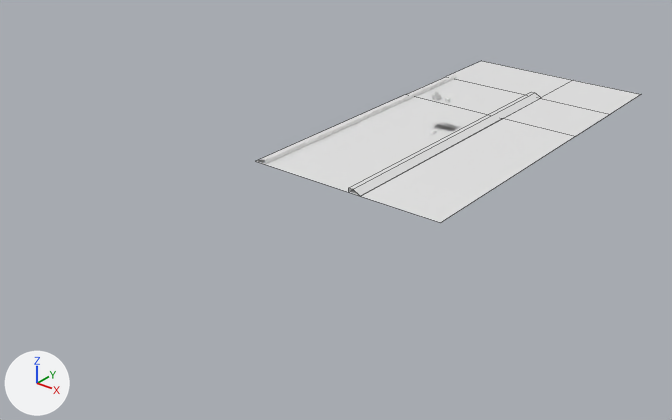
The Blender file blender/track_1.blend, before and after one commit.
One viewpoint serves both versions: a 50 mm lens placed at (243.0, -443.0, 165.0), pointed at (5.0, -145.0, -20.0). Arrows for +X, +Y and +Z are at lower left; the lights stay in place. Mesh edges are drawn as thin lines on the coarser meshes.

Names of what the first picture shows: 'ground', 'side', 'side.002'.
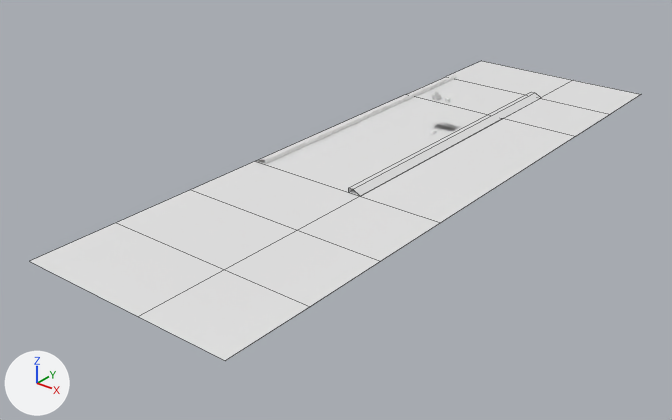
Location of each change, [x1, y1, x2, y2] in pixels of the pictures (672 x 420 px):
'ground', reshaped (59% wider, 85% taller)
    before: [256, 61, 641, 223]
    after: [30, 61, 641, 361]
part 1 of me_plane_002, added
    after: [30, 161, 440, 361]

The change in detail:
me_plane_002 has 12 vertices, 6 faces and spans x -30.0..70.0, y -160.0..40.0, z 0.0.
me_plane_002 is used by ob_ground; location (0.0, 0.0, 0.0).
Verts and faces of me_plane_002; kept vertices keep their numbers, new ones are numbered from 12.
Before the commit, vertices of me_plane_002: 6 (-30.0, -160.0, 0.0) at pixel (255, 161), 7 (30.0, -160.0, 0.0) at pixel (360, 196), 11 (70.0, -160.0, 0.0) at pixel (440, 222).
Part 1, on me_plane_002:
New vertices 12, 13, 14 stand at vertices 6, 7, 11, in that order, plus (0.0, -40.0, 0.0).
New vertices 15, 16, 17 stand at vertices 12, 13, 14, in that order, plus (0.0, -40.0, 0.0).
New vertices 18, 19, 20 stand at vertices 15, 16, 17, in that order, plus (0.0, -40.0, 0.0).
New faces: (7, 13, 14, 11), (6, 12, 13, 7), (13, 16, 17, 14), (12, 15, 16, 13), (16, 19, 20, 17), (15, 18, 19, 16).
